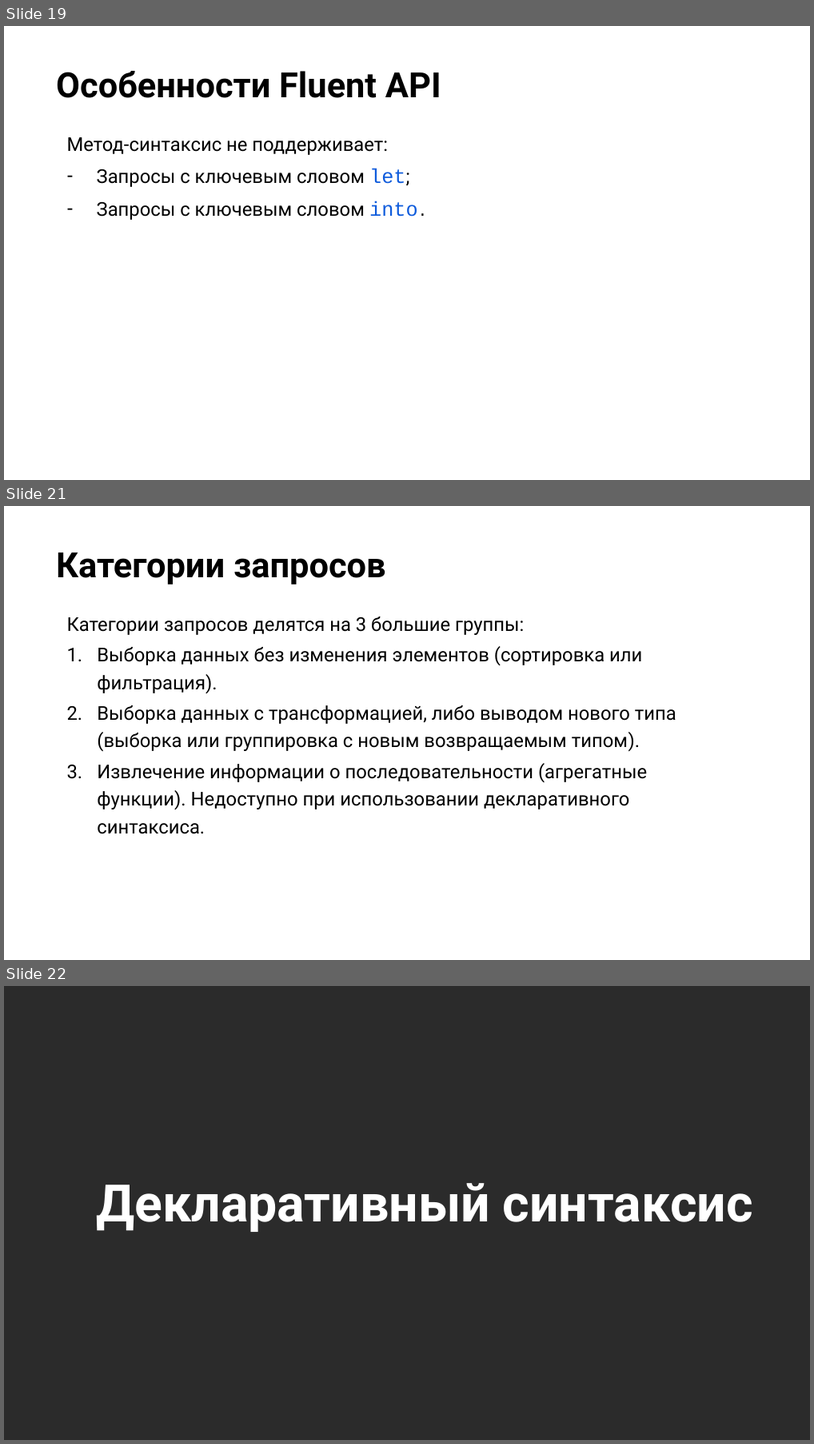
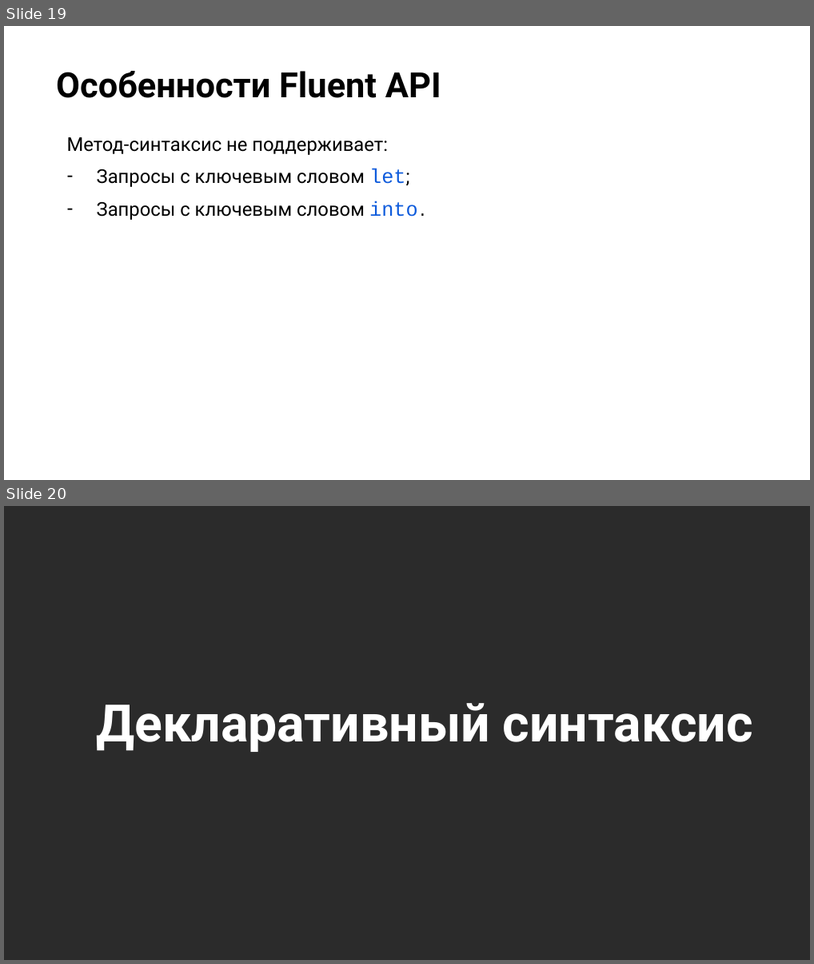
Before and after one commit to NilovPavel/LinqQueries, a slide deck: LinqQueries.pptx. Shown one above the other, each under a label of ours: slides 19, 21 and 22 before the commit, slides 19 and 20 after it; the slides between them are not shown. The pictures are 814x1444 and 814x964 pixels, drawn with LibreOffice and Linux fonts; fonts in the diff are those of the drawing; background and template pictures are left out; a plain dark background stands for a picture behind light text. Boxes give left, top, right and bottom in pixels: in the first picture for what was removed or moved away, otherwise in the second. Text is boxed around its words. In the diff, an @@ line names an element or a change of style, - is before the commit and + after.

```diff
--- a/LinqQueries.pptx
+++ b/LinqQueries.pptx
@@ slide 21 removed at <box>4,506,810,960</box>, background picture (left out) @@
@@ title removed at <box>56,552,386,584</box> @@
-Категории запросов
@@ text removed at <box>67,616,677,834</box> @@
-Категории запросов делятся на 3 большие группы:
-1. Выборка данных без изменения элементов (сортировка или фильтрация).
-2. Выборка данных с трансформацией, либо выводом нового типа (выборка или группировка с новым возвращаемым типом).
-3. Извлечение информации о последовательности (агрегатные функции). Недоступно при использовании декларативного синтаксиса.
@@ what was slide 22 is now slide 20 @@
```
Also in this commit, not shown: 5 slides changed, 1 other slide removed, 1 other file.
